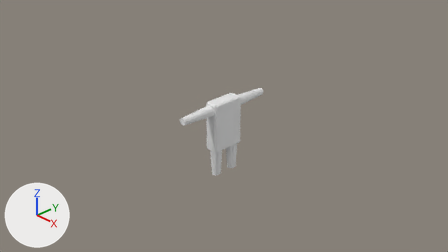
Renders of the Blender file Assets/Models/BlenderFiles/Artem.blend from each side of a commit.
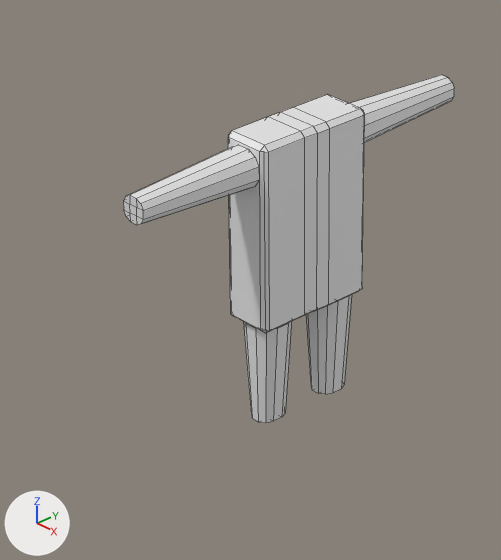
Each version appears first from the file's camera 'Camera', and next in a close-up on the part from 33% to 61% of the width and 27% to 83% of the height. Every picture has the same lights, and +X, +Y and +Z are marked at lower left. The first two pictures are the older version. The close-ups show mesh edges as thin lines.

The older version as bpy lines, for what is in view:
```python
me_cube_001 = bpy.data.meshes.new('Cube.001')
me_cube_001.from_pydata(...)  # 98 vertices, 87 faces; spans x -0.6..0.65, y 0.0..2.99, z -2.09..1.0
ob_cube = bpy.data.objects.new('Cube', me_cube_001)
ob_cube.location = (0.0, 0.0, 0.0)
ob_cube.scale = (0.21, 0.321, 0.469)
_m = ob_cube.modifiers.new('Mirror', 'MIRROR')
_m.use_axis = (False, True, False)
```
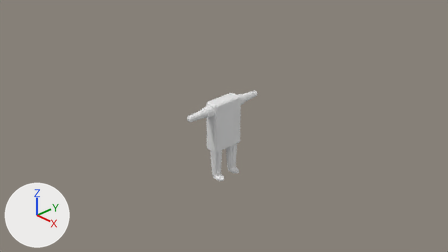
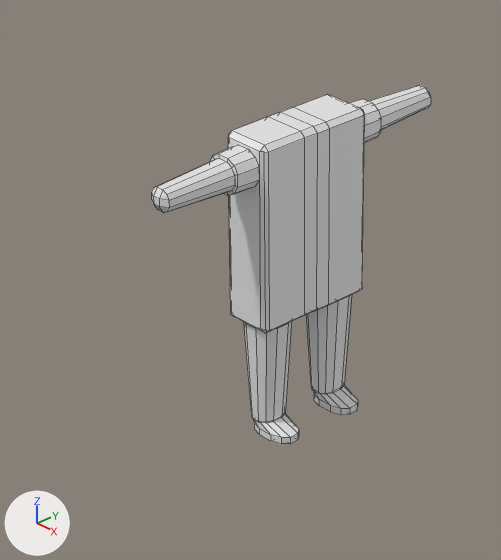
What differs and where, as boxes [x1, y1, x2, y2] in the close-ups (501 x 560 px):
```json
{"object": "Cube", "change": "reshaped", "before": [123, 75, 454, 423], "after": [152, 85, 431, 444], "on screen": "16% narrower"}
{"part": 1, "of": "me_cube_001", "change": "cut back", "before": [123, 75, 454, 225], "after": [152, 85, 431, 444]}
```

Scene script edits in JSON lines:
```json
{"block": "me_cube_001", "where": "# used by ob_cube; location = (0.0, 0.0, 0.0); scale = (0.21, 0.321, 0.469)"}
{"op": "remove", "block": "me_cube_001", "code": "me_cube_001.from_pydata(...)  # 98 vertices, 87 faces; spans x -0.6..0.65, y 0.0..2.99, z -2.09..1.0"}
{"op": "add", "block": "me_cube_001", "code": "me_cube_001.from_pydata(...)  # 158 vertices, 147 faces; spans x -0.6..0.89, y 0.0..2.59, z -2.25..1.0"}
{"block": "me_cube_001", "change": "me_cube_001 part 1"}
{"block": "me_cube_001", "change": "20 vertices are removed from x -0.3..0.33, y 0.52..2.99, z -2.09..0.85"}
{"block": "me_cube_001", "change": "30 faces are deleted"}
{"block": "me_cube_001", "change": "64 vertices are added at x -0.43..0.89, y 0.37..2.59, z -2.25..0.91"}
{"block": "me_cube_001", "change": "16 new vertices lie (0.0, 0.0, 0.08) away from vertices in x -0.26..0.89, y 0.37..2.59, z -2.25..0.68"}
{"block": "me_cube_001", "change": "90 new faces join them"}
```
